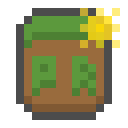
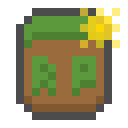
Layered file, before and after one edit (128x128). Changes by layer:
painted on "Background" over [48, 56, 96, 96]
